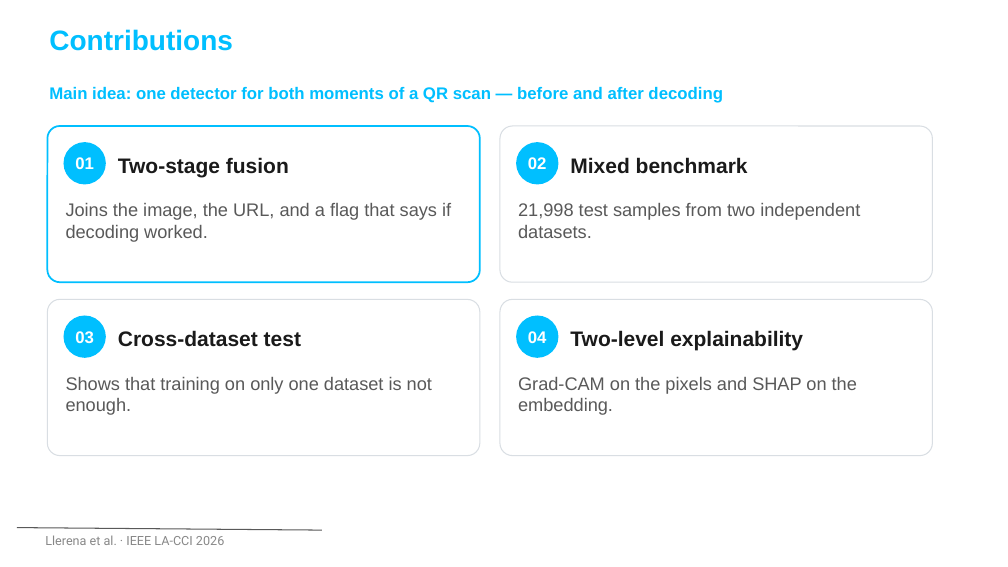
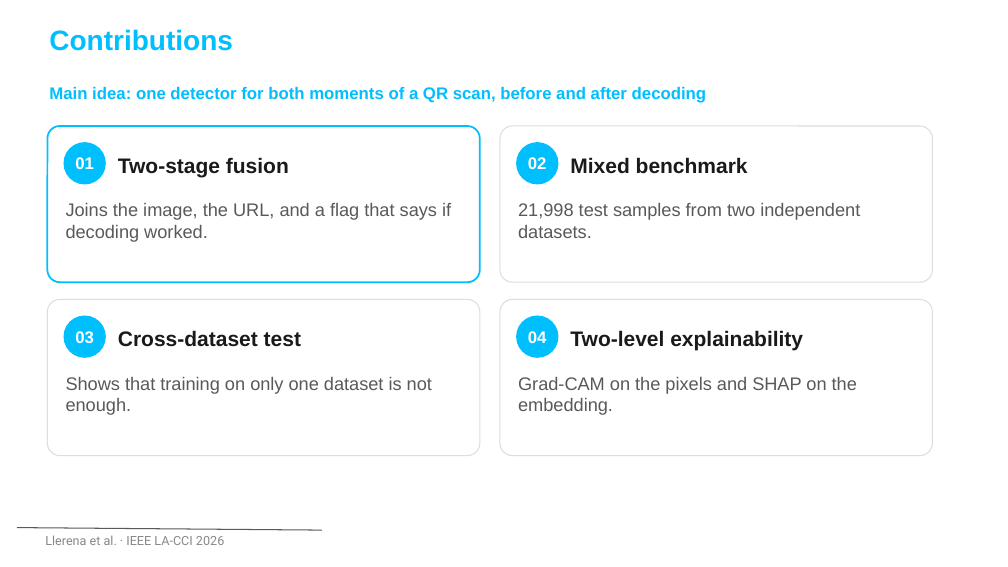
Before and after one commit to nicolasllerenas/Multimodal-Quishing-Detection-Framework, a slide deck: slide 13 of Q-Shield_LACCI2026_Presentacion.pptx (slide 9 before the commit). Drawn at 1008x567 pixels with LibreOffice and Linux fonts; fonts in the diff are those of the drawing; background and template pictures are left out. Boxes give left, top, right and bottom in pixels: in the first picture for what was removed or moved away, otherwise in the second. Text is boxed around its words. In the diff, an @@ line names an element or a change of style, - is before the commit and + after.

```diff
--- a/Q-Shield_LACCI2026_Presentacion.pptx
+++ b/Q-Shield_LACCI2026_Presentacion.pptx
@@ text at bbox=[49, 87, 706, 103]: text changed @@
-Main idea: one detector for both moments of a QR scan — before and after decoding
+Main idea: one detector for both moments of a QR scan, before and after decoding
```
Also in this commit, not shown: 18 other slides changed, 4 slides added, 3 other files.
